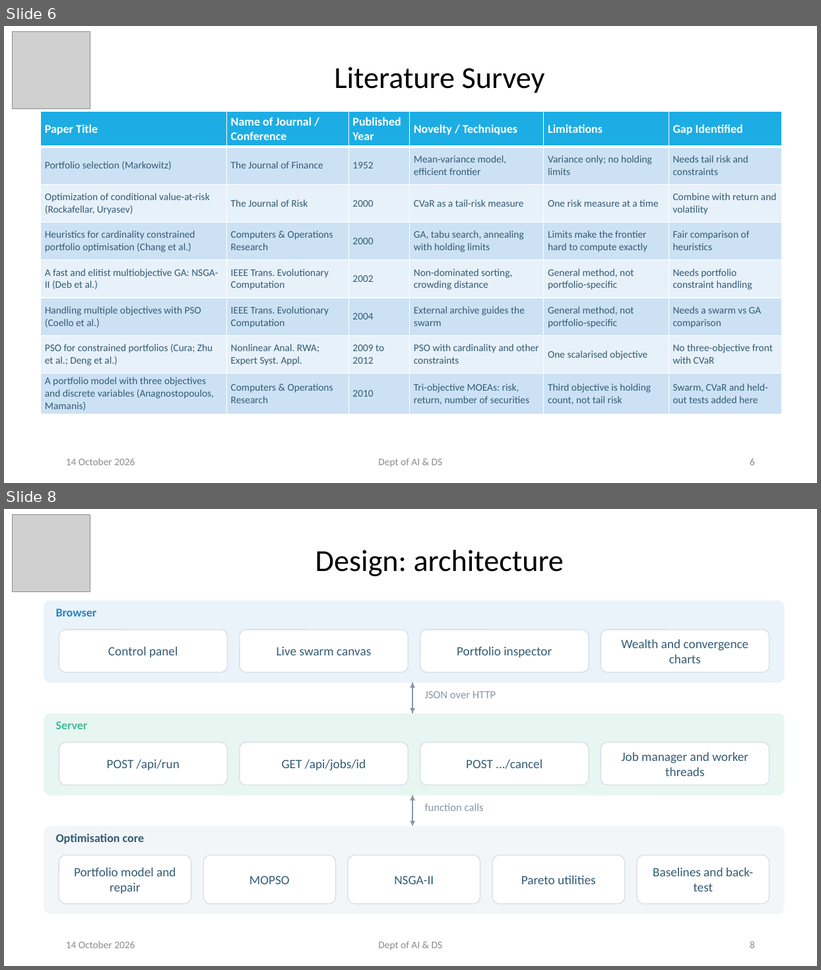
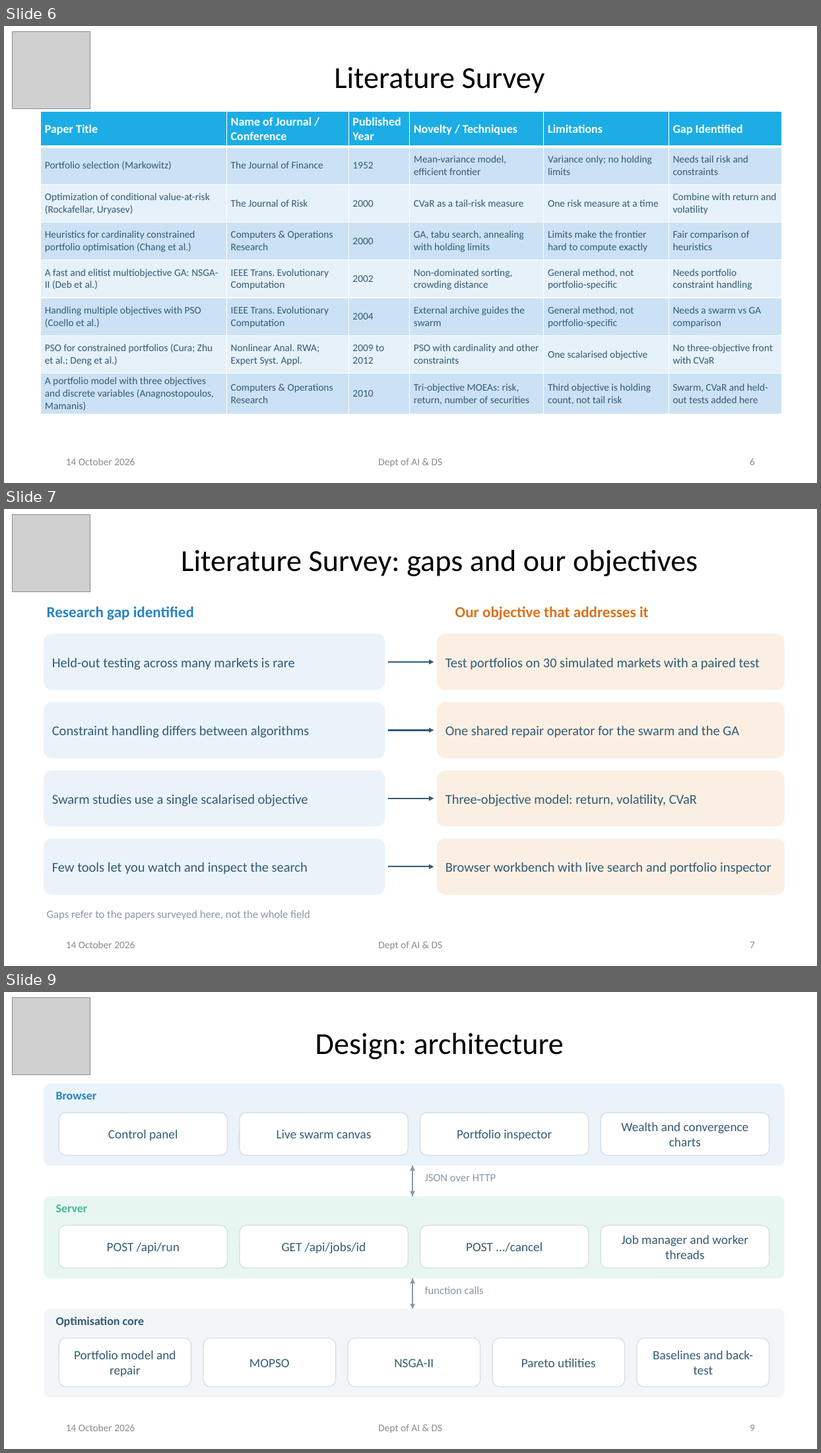
Before and after one commit to NitinHarsur/BIO-AlGO, a slide deck: presentation/SwarmFolio_Final_Presentation.pptx. Shown one above the other, each under a label of ours: slides 6 and 8 before the commit, slides 6, 7 and 9 after it; the slides between them are not shown. The pictures are 821x970 and 821x1453 pixels, drawn with LibreOffice and Linux fonts; fonts in the diff are those of the drawing; grey boxes stand for pictures. Boxes give left, top, right and bottom in pixels: in the first picture for what was removed or moved away, otherwise in the second. Text is boxed around its words. In the diff, an @@ line names an element or a change of style, - is before the commit and + after.

```diff
--- a/presentation/SwarmFolio_Final_Presentation.pptx
+++ b/presentation/SwarmFolio_Final_Presentation.pptx
@@ slide 7 added at [4,509,817,966], background #FFFFFF @@
@@ picture added at [13,514,90,592] @@
@@ title added at [181,550,698,576], 36 pt, text #000000 @@
+Literature Survey: gaps and our objectives
@@ text added at [47,606,194,620], 18 pt, text #2683C6, bold @@
+Research gap identified
@@ text added at [455,606,649,620], 18 pt, text #D9731A, bold @@
+Our objective that addresses it
@@ rounded rectangle added at [44,634,385,690], fill #EAF3FA, 16 pt, text #335B74 @@
+Held-out testing across many markets is rare
@@ rounded rectangle added at [437,634,785,690], fill #FBEFE3, 16 pt, text #335B74 @@
+Test portfolios on 30 simulated markets with a paired test
@@ arrow added from (388, 662) to (434, 662), #335B74 1.75 pt @@
@@ rounded rectangle added at [44,702,385,758], fill #EAF3FA, 16 pt, text #335B74 @@
+Constraint handling differs between algorithms
@@ rounded rectangle added at [437,702,785,758], fill #FBEFE3, 16 pt, text #335B74 @@
+One shared repair operator for the swarm and the GA
@@ arrow added from (388, 730) to (434, 730), #335B74 1.75 pt @@
@@ rounded rectangle added at [44,770,385,827], fill #EAF3FA, 16 pt, text #335B74 @@
+Swarm studies use a single scalarised objective
@@ rounded rectangle added at [437,770,785,827], fill #FBEFE3, 16 pt, text #335B74 @@
+Three-objective model: return, volatility, CVaR
@@ arrow added from (388, 799) to (434, 799), #335B74 1.75 pt @@
@@ rounded rectangle added at [44,839,385,895], fill #EAF3FA, 16 pt, text #335B74 @@
+Few tools let you watch and inspect the search
@@ rounded rectangle added at [437,839,785,895], fill #FBEFE3, 16 pt, text #335B74 @@
+Browser workbench with live search and portfolio inspector
@@ arrow added from (388, 867) to (434, 867), #335B74 1.75 pt @@
@@ text added at [47,910,310,920], 13 pt, text #8A97A8 @@
+Gaps refer to the papers surveyed here, not the whole field
@@ text added at [66,941,135,949], 12 pt, text #8C8C8C @@
+14 October 2026
@@ text added at [378,941,443,951], 12 pt, text #8C8C8C @@
+Dept of AI & DS
@@ page number added at [750,942,755,949], 12 pt, text #8C8C8C @@
+7
@@ what was slide 8 is now slide 9 @@
@@ page number at [750,1425,755,1432]: text changed @@
-8
+9
```
Also in this commit, not shown: 2 slides changed, 1 other file.
